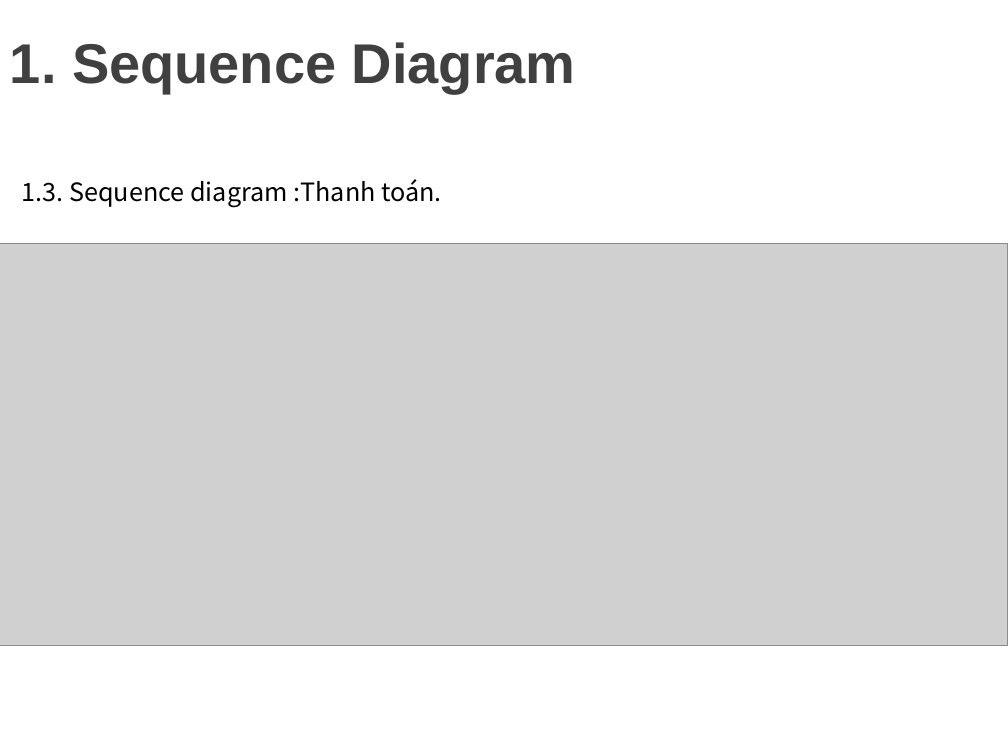
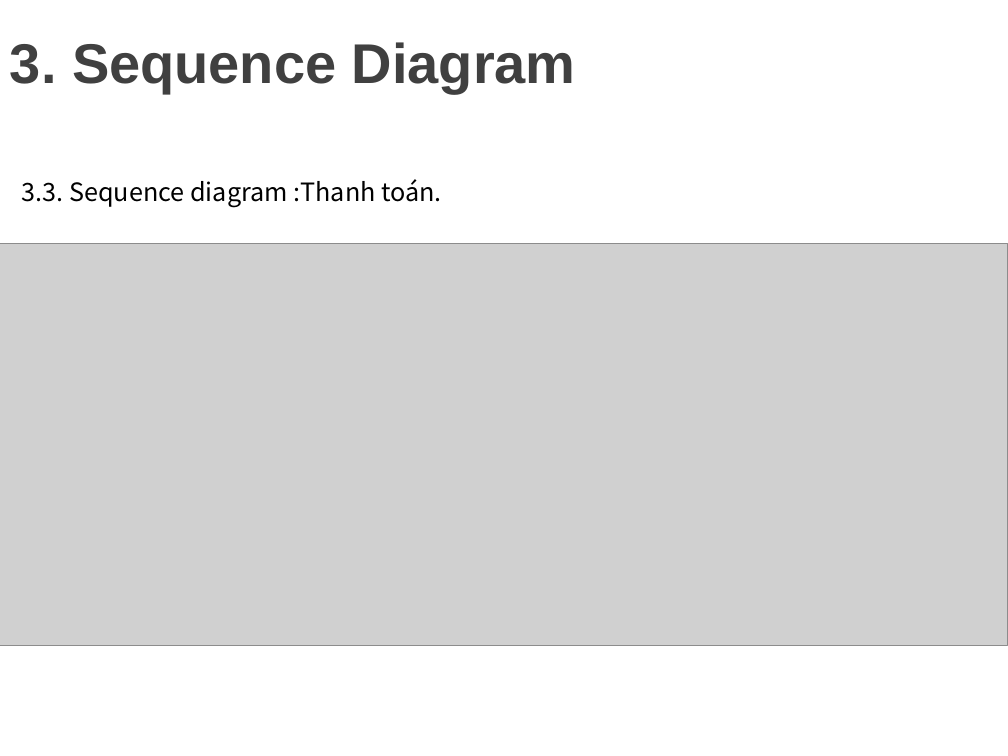
Before and after one commit to minhdat1602/2021_cnpm_group09, a slide deck: slide 18 of document_slide/slide.pptx. Drawn at 1008x756 pixels with LibreOffice and Linux fonts; fonts in the diff are those of the drawing; grey boxes stand for pictures; background and template pictures are left out. Boxes give left, top, right and bottom in pixels: in the first picture for what was removed or moved away, otherwise in the second. Text is boxed around its words. In the diff, an @@ line names an element or a change of style, - is before the commit and + after.

```diff
--- a/document_slide/slide.pptx
+++ b/document_slide/slide.pptx
@@ title at bbox=[10, 42, 576, 93]: text changed @@
-1. Sequence Diagram
+3. Sequence Diagram
@@ text at bbox=[22, 179, 442, 207]: text changed @@
-1.3. Sequence diagram :Thanh toán.
+3.3. Sequence diagram :Thanh toán.
```
Also in this commit, not shown: 8 other slides changed.
